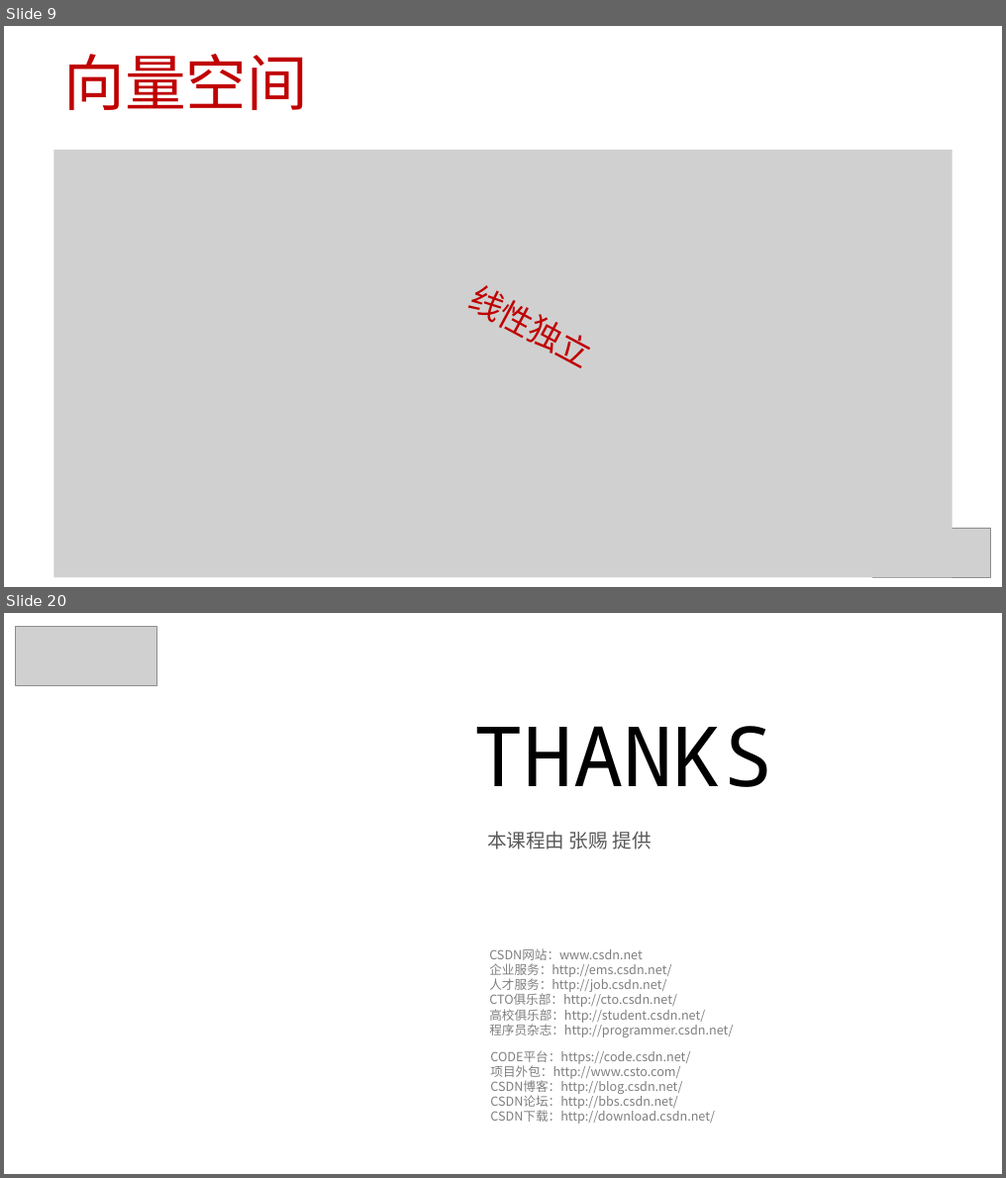
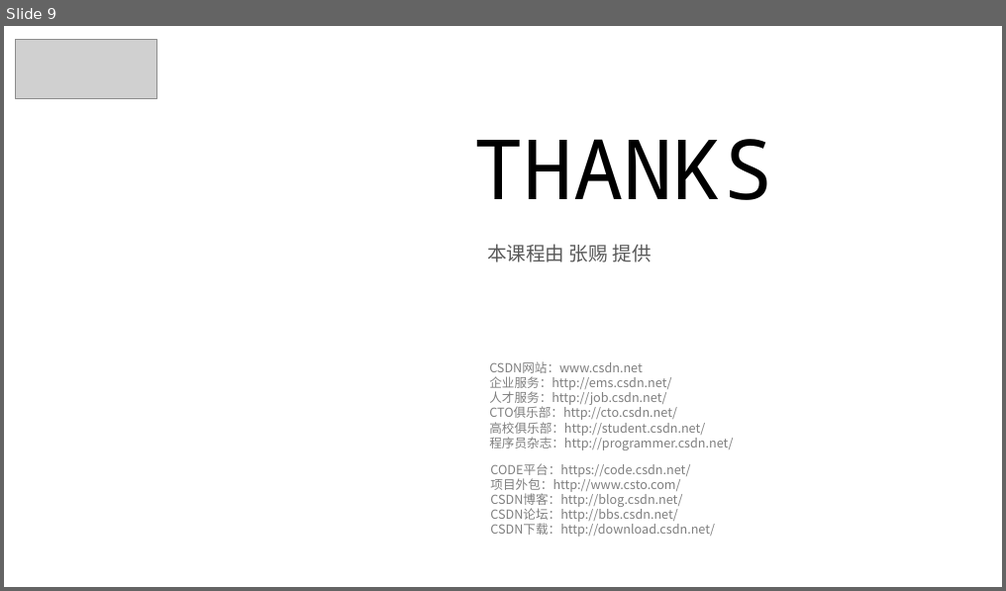
Before and after one commit to 0000duck/ComputerGraphicsBasics, a slide deck: PPT/08_正交基.pptx. Shown one above the other, each under a label of ours: slides 9 and 20 before the commit, slide 9 after it; the slides between them are not shown. The pictures are 1006x1178 and 1006x591 pixels, drawn with LibreOffice and Linux fonts; fonts in the diff are those of the drawing; grey boxes stand for pictures; background and template pictures are left out. Boxes give left, top, right and bottom in pixels: in the first picture for what was removed or moved away, otherwise in the second. Text is boxed around its words. In the diff, an @@ line names an element or a change of style, - is before the commit and + after.

```diff
--- a/PPT/08_正交基.pptx
+++ b/PPT/08_正交基.pptx
@@ slide 9 removed at (4,26,1002,587), background #FFFFFF @@
@@ title removed at (63,54,307,110) @@
-向量空间
@@ picture removed at (54,150,952,577) @@
@@ text removed at (466,285,583,362) @@
-线性独立
@@ picture removed at (872,529,990,577) @@
@@ what was slide 20 is now slide 9 @@
```
Also in this commit, not shown: 6 slides added, 16 other slides removed.
